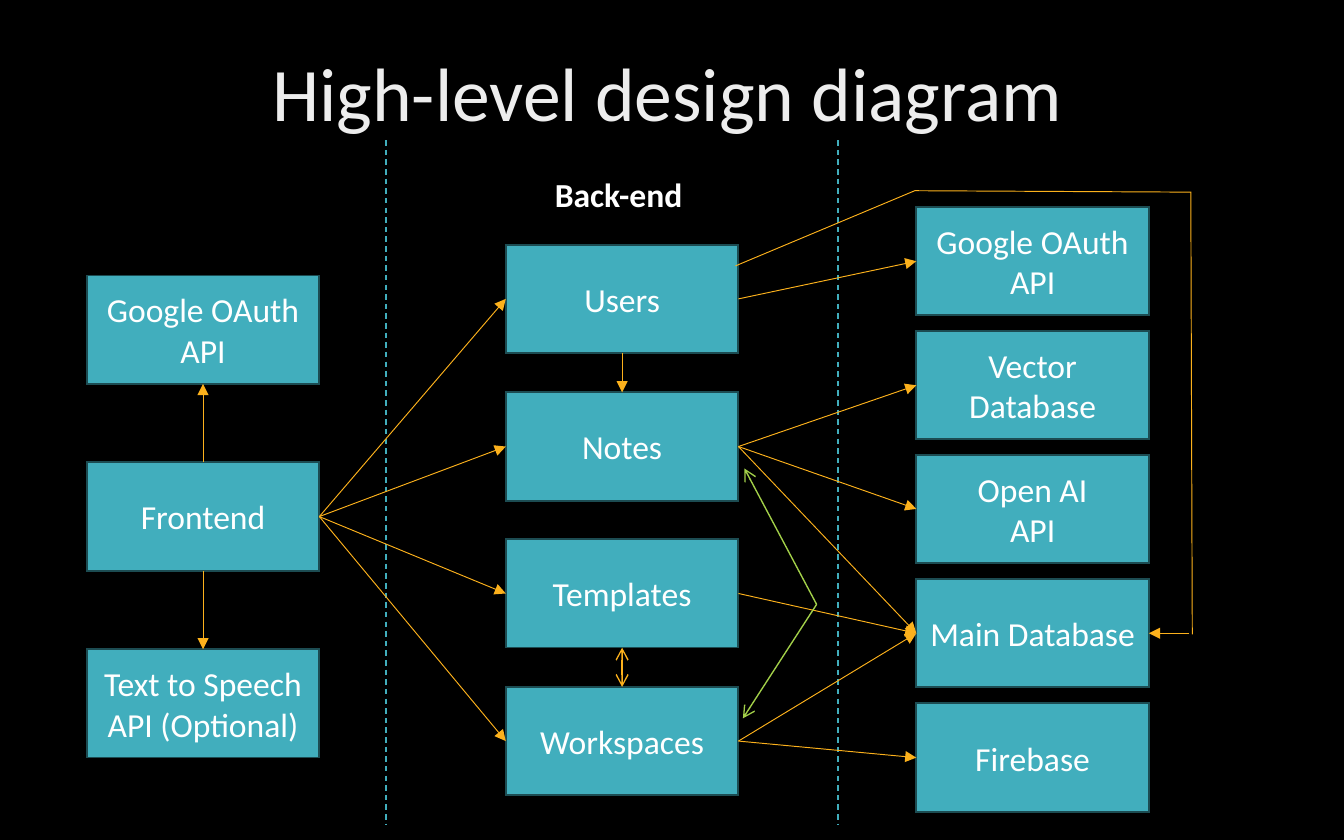
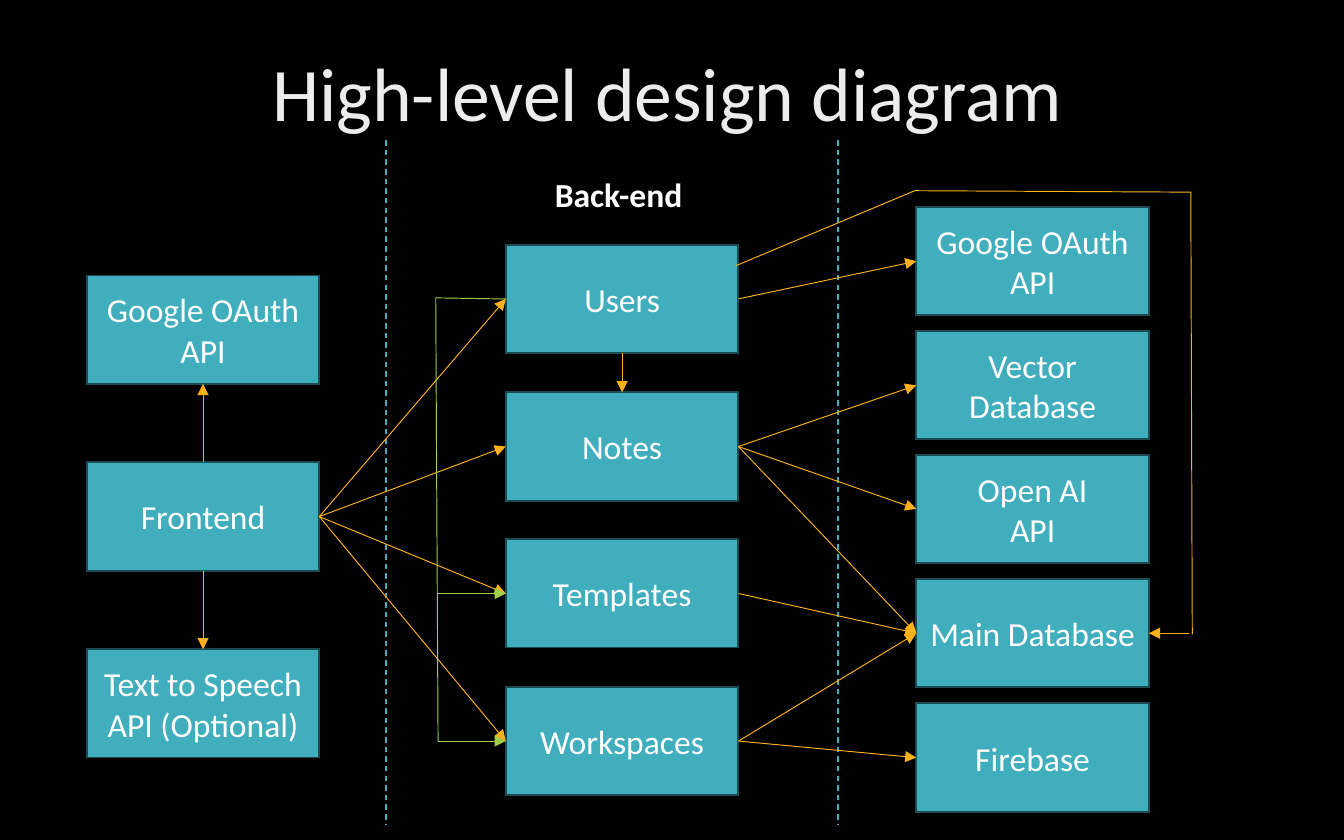
Before and after one commit to MinPoe/frontend-thingspace.ts, a slide deck: slide 6 of ThingSpaceTsM2.pptx. Drawn at 1344x840 pixels with LibreOffice and Linux fonts; fonts in the diff are those of the drawing; background and template pictures are left out. Boxes give left, top, right and bottom in pixels: in the first picture for what was removed or moved away, otherwise in the second. Text is boxed around its words. In the diff, an @@ line names an element or a change of style, - is before the commit and + after.

Commit message:
implementing lecturer feedback
1) the 3rd non-functional req - usability
2) arrow reduction on the design diagram

```diff
--- a/ThingSpaceTsM2.pptx
+++ b/ThingSpaceTsM2.pptx
@@ freeform shape added at box(435, 298, 505, 742), outline #A2CF49 0.5 pt @@
@@ freeform shape removed at box(743, 469, 817, 719) @@
@@ arrow added from (438, 594) to (505, 594), #A2CF49 0.5 pt @@
@@ double arrow removed from (622, 648) to (622, 687) @@
@@ arrow added from (438, 742) to (505, 742), #A2CF49 0.5 pt @@
```
Also in this commit, not shown: 1 other file.
